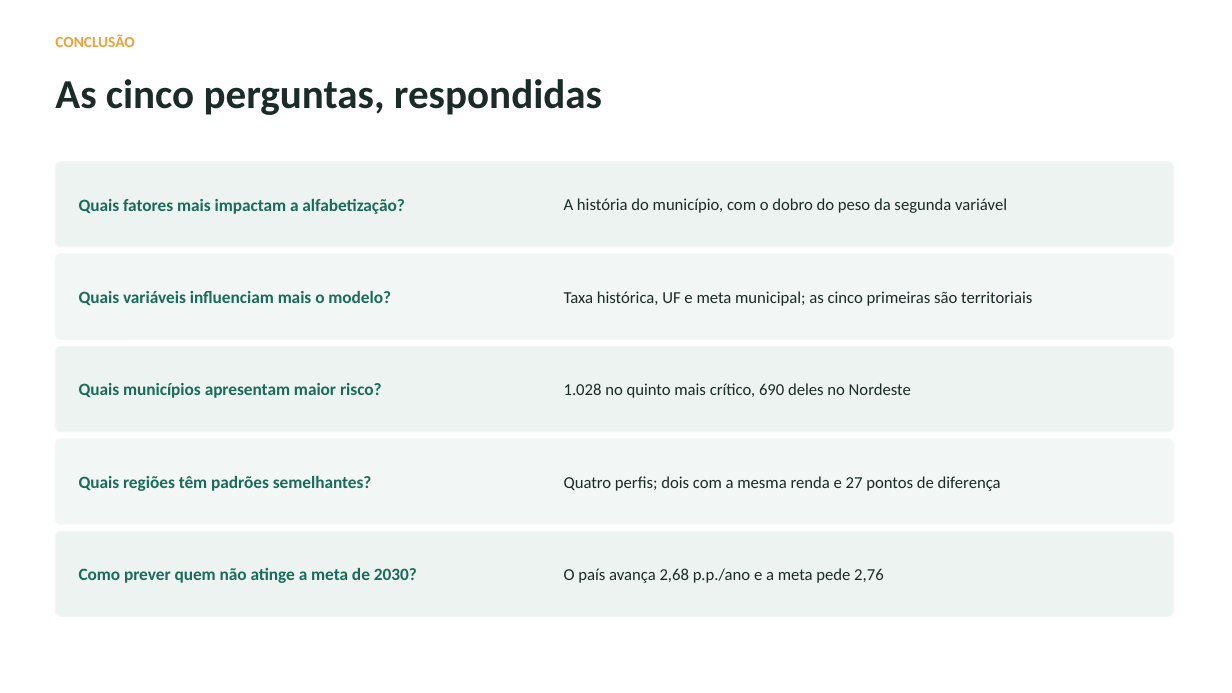
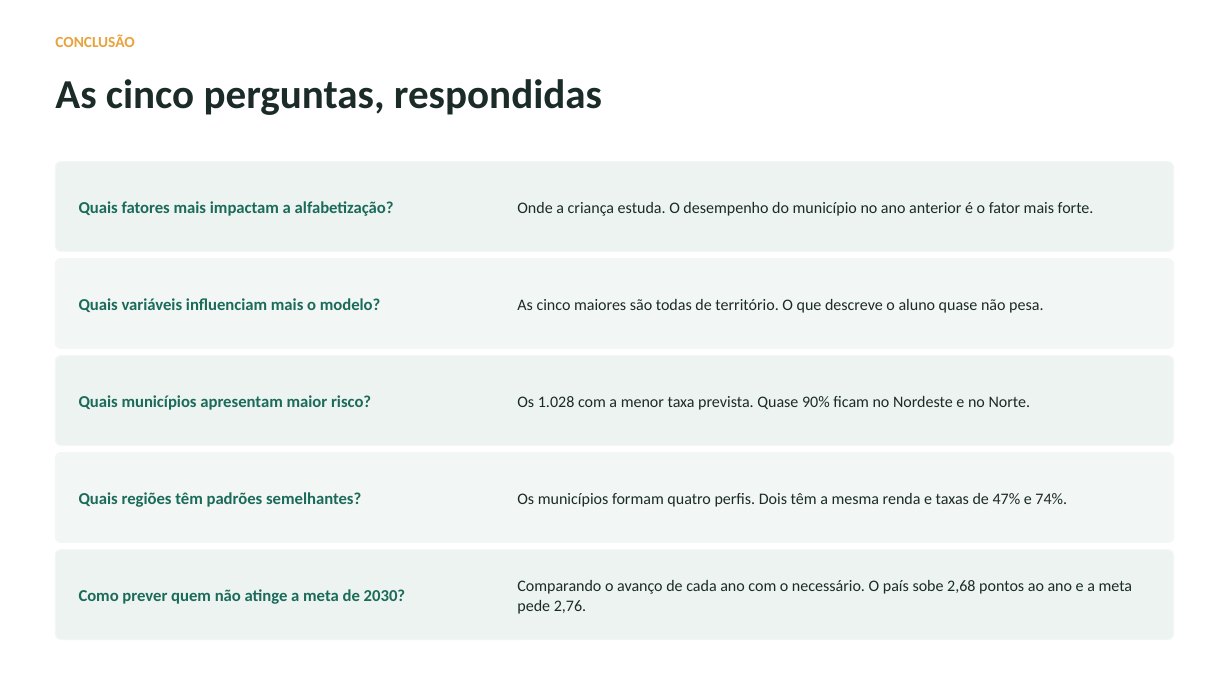
Before and after one commit to tcarvalhodiniz/tech-challenge-fase3, a slide deck: slide 10 of docs/apresentacao.pptx. Drawn at 1232x693 pixels with LibreOffice and Linux fonts; fonts in the diff are those of the drawing. Boxes give left, top, right and bottom in pixels: in the first picture for what was removed or moved away, otherwise in the second. Text is boxed around its words. In the diff, an @@ line names an element or a change of style, - is before the commit and + after.

Commit message:
Reescreve as respostas do slide de conclusão
As respostas eram fragmentos de estatística em vez de respostas. 'O dobro do peso
da segunda variável' fala da mecânica do modelo, não da alfabetização. 'Quinto
mais crítico' e 'p.p.' são termos que um gestor não usa. E a última nem respondia
a pergunta: dava um número nacional quando o que se perguntava era como prever
quem fica para trás.

Cada resposta passa a ser uma frase completa, que a pessoa consegue repetir depois
de ler uma vez. A primeira responde o que importa no mundo, onde a criança estuda;
a segunda, o que o modelo de fato usa. Antes as duas diziam quase a mesma coisa.

A concentração regional passa a aparecer inteira: eram 690 municípios no Nordeste
de um total de 1.028, o que escondia os 211 do Norte. Somados, são quase 90%.

As linhas ficaram um pouco mais altas para caber o texto maior.

```diff
--- a/docs/apresentacao.pptx
+++ b/docs/apresentacao.pptx
@@ rounded rectangle: place and size @@
-rounded rectangle at box(55, 162, 1174, 247)
+rounded rectangle at box(55, 162, 1174, 251)
@@ text at box(517, 202, 1094, 216): text changed; size 13 to 12.5 pt @@
-A história do município, com o dobro do peso da segunda variável
+Onde a criança estuda. O desempenho do município no ano anterior é o fator mais forte.
@@ rounded rectangle: place and size @@
-rounded rectangle at box(55, 254, 1174, 339)
+rounded rectangle at box(55, 259, 1174, 348)
@@ text at box(517, 299, 1043, 313): text changed; size 13 to 12.5 pt @@
-Taxa histórica, UF e meta municipal; as cinco primeiras são territoriais
+As cinco maiores são todas de território. O que descreve o aluno quase não pesa.
@@ rounded rectangle: place and size @@
-rounded rectangle at box(55, 347, 1174, 432)
+rounded rectangle at box(55, 356, 1174, 445)
@@ text "Quais municípios apresentam maior risco?": place and size @@
-text "Quais municípios apresentam maior risco?" at box(79, 383, 382, 398)
+text "Quais municípios apresentam maior risco?" at box(79, 395, 371, 410)
@@ text at box(517, 396, 1031, 410): text changed; size 13 to 12.5 pt @@
-1.028 no quinto mais crítico, 690 deles no Nordeste
+Os 1.028 com a menor taxa prevista. Quase 90% ficam no Nordeste e no Norte.
@@ rounded rectangle: place and size @@
-rounded rectangle at box(55, 439, 1174, 524)
+rounded rectangle at box(55, 453, 1174, 543)
@@ text "Quais regiões têm padrões semelhantes?": place and size @@
-text "Quais regiões têm padrões semelhantes?" at box(79, 476, 372, 491)
+text "Quais regiões têm padrões semelhantes?" at box(79, 492, 361, 507)
@@ text at box(517, 493, 1067, 507): text changed; size 13 to 12.5 pt @@
-Quatro perfis; dois com a mesma renda e 27 pontos de diferença
+Os municípios formam quatro perfis. Dois têm a mesma renda e taxas de 47% e 74%.
@@ proportions changed in 5 elements at box(55, 162, 1174, 251), box(55, 259, 1174, 348), box(55, 356, 1174, 445), box(55, 453, 1174, 543), box(55, 550, 1174, 640) @@
@@ rounded rectangle: place and size @@
-rounded rectangle at box(55, 531, 1174, 616)
+rounded rectangle at box(55, 550, 1174, 640)
@@ size 13.5 to 13 pt in 5 elements at box(79, 201, 394, 216), box(79, 298, 381, 312), box(79, 395, 371, 410), box(79, 492, 361, 507), box(79, 589, 405, 604) @@
@@ text "Como prever quem não atinge ...": place and size @@
-text "Como prever quem não atinge ..." at box(79, 568, 417, 583)
+text "Como prever quem não atinge ..." at box(79, 589, 405, 604)
@@ text at box(517, 580, 1133, 614): text changed; size 13 to 12.5 pt @@
-O país avança 2,68 p.p./ano e a meta pede 2,76
+Comparando o avanço de cada ano com o necessário. O país sobe 2,68 pontos ao ano e a meta pede 2,76.
```
